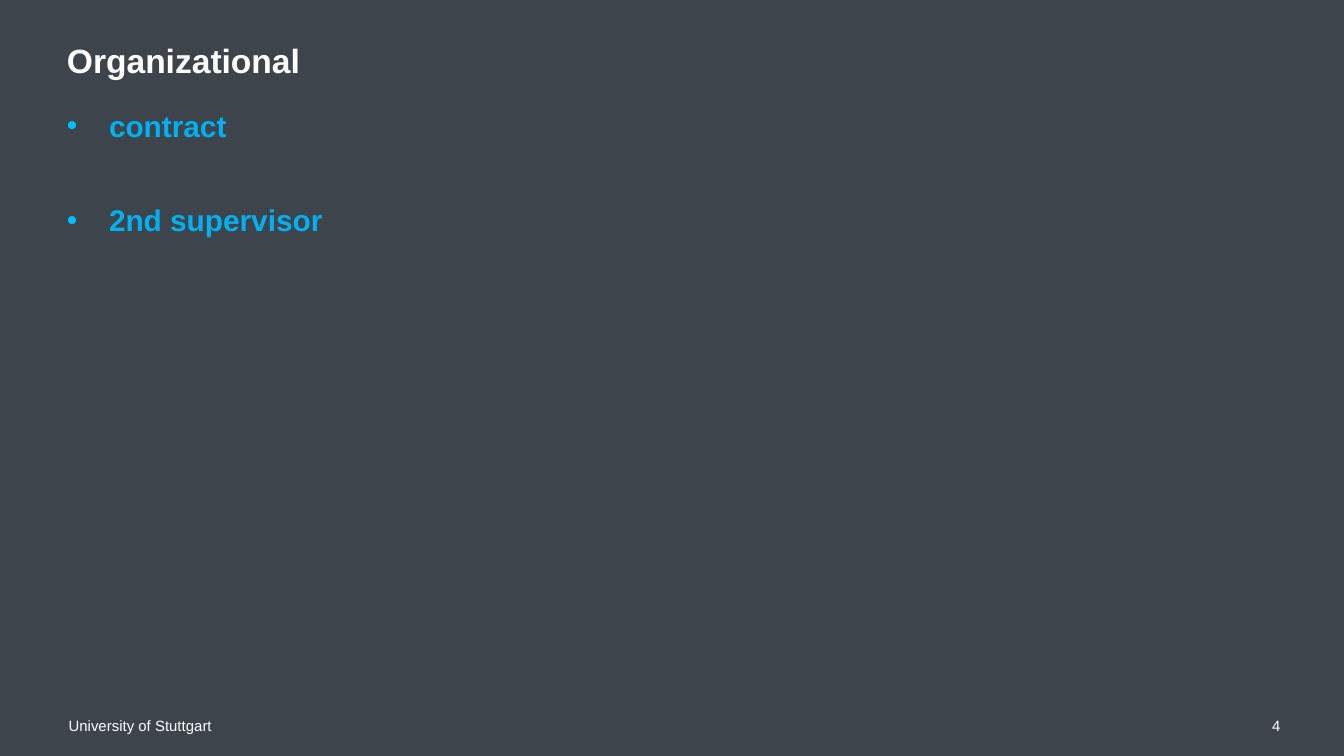
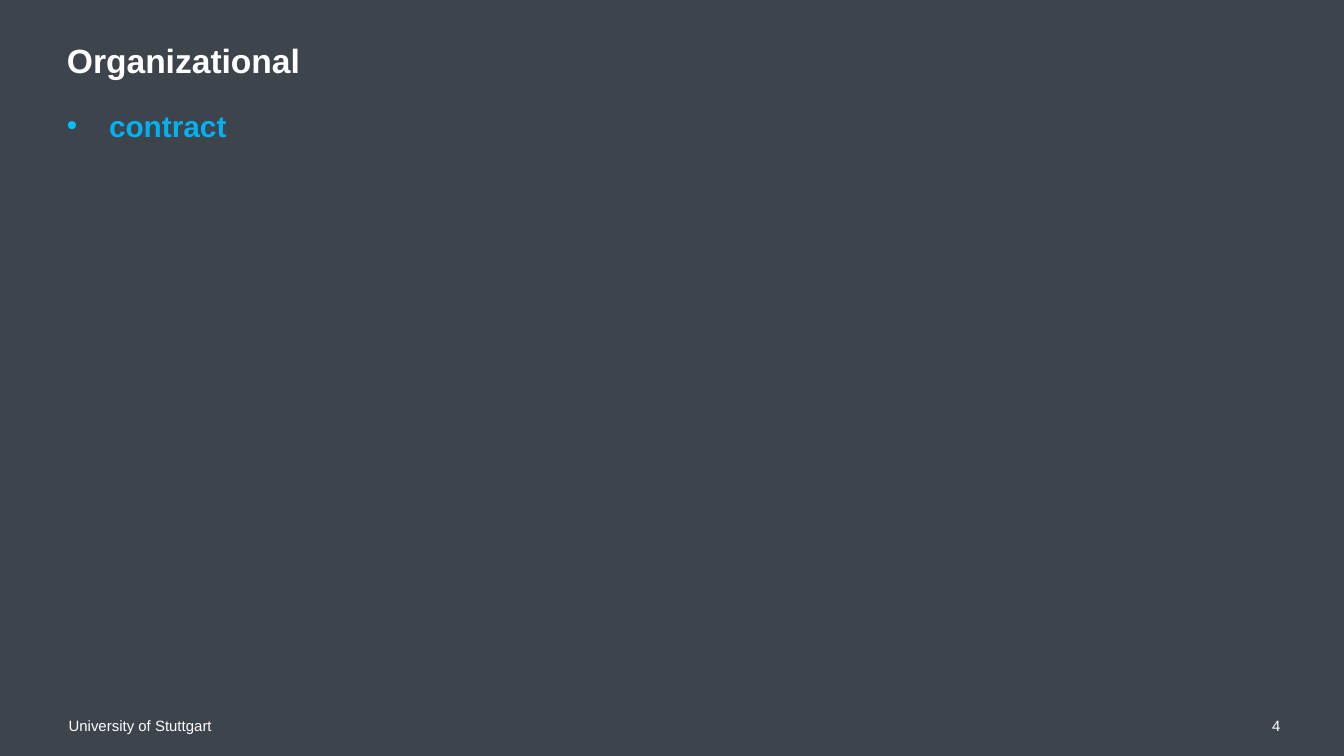
Before and after one commit to gmz-19/bsc-thesis, a slide deck: slide 4 of schedule/1_BA_Meeting.pptx. Drawn at 1344x756 pixels with LibreOffice and Linux fonts; fonts in the diff are those of the drawing. Boxes give left, top, right and bottom in pixels: in the first picture for what was removed or moved away, otherwise in the second. Text is boxed around its words. In the diff, an @@ line names an element or a change of style, - is before the commit and + after.

```diff
--- a/schedule/1_BA_Meeting.pptx
+++ b/schedule/1_BA_Meeting.pptx
@@ text at [109, 209, 322, 237]: paragraph removed @@
-• 2nd supervisor
```
Also in this commit, not shown: 1 other slide changed, 10 other files.
